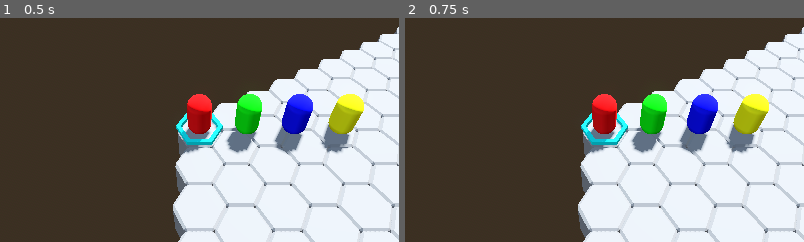
Above: before the commit, frames 1-2 (left to right).
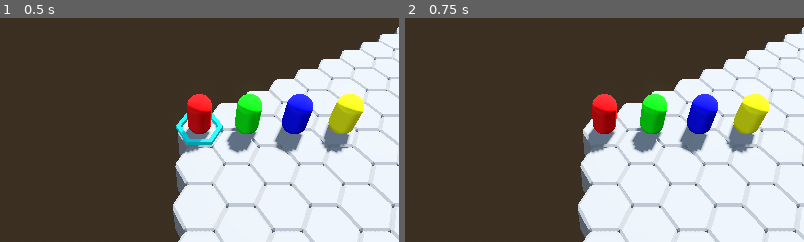
Above: after the commit, the same moments.

Repository: GuSoder/mini-turn-client
Game: Godot game, scene res://scenes/client1.tscn
Same seed, same stepped clock (60 frames per second), same inputs: the game is played once before the commit and once after it. This scene is started directly instead of the project's main scene.
Inputs (mouse positions are % of the whole screen's width and height, from its top left):
- Up to frame 1 (0.5 s): no input
- Up to frame 2 (0.75 s): tap Enter at 0.5, 0.6 s; move the mouse to (72, 45) at 0.52 s; click (72, 45) at 0.67 s
The pictures show only the part of the screen within x 25-75%, y 32-82%; the shares and areas given below are measured in that part.

Frame 1 is identical in both runs. In frame 2, 0.6% of the frame differs, in the area x 44-56%, y 42-59%.

Commit message:
Add hover mark that follows mouse cursor
- Track mouse movement over hex grid
- Position HoverMark at hovered hex coordinates
- Show/hide mark based on cursor position
- Add hex coordinate conversion utilities

Diff:
--- a/scripts/hex_input.gd
+++ b/scripts/hex_input.gd
@@ -7,10 +7,12 @@
 var camera: Camera3D
 var current_path: Array[Vector2i] = []
 var is_selecting_path: bool = false
+var hover_mark: MeshInstance3D
 
 func _ready():
 	client = get_parent() as Client
 	camera = get_viewport().get_camera_3d()
+	hover_mark = client.get_node("HoverMark")
 
 
 func handle_mouse_click(screen_pos: Vector2):
@@ -90,3 +92,34 @@
 			print("Move submitted!")
 	elif event is InputEventMouseButton and event.pressed and event.button_index == MOUSE_BUTTON_LEFT:
 		handle_mouse_click(event.position)
+	elif event is InputEventMouseMotion:
+		handle_mouse_hover(event.position)
+
+func handle_mouse_hover(screen_pos: Vector2):
+	if not camera or not hover_mark:
+		return
+
+	var from = camera.project_ray_origin(screen_pos)
+	var to = from + camera.project_ray_normal(screen_pos) * 1000
+
+	var space_state = get_world_3d().direct_space_state
+	var query = PhysicsRayQueryParameters3D.create(from, to)
+	var result = space_state.intersect_ray(query)
+
+	if result:
+		var hex_pos = world_to_hex(result.position)
+		var world_pos = hex_to_world(hex_pos)
+		hover_mark.position = world_pos
+		hover_mark.visible = true
+	else:
+		hover_mark.visible = false
+
+func hex_to_world(hex_pos: Vector2i) -> Vector3:
+	# Convert hex coordinates (q, r) to world position
+	var q = float(hex_pos.x)
+	var r = float(hex_pos.y)
+
+	var x = 1.7 * q + 0.85 * r
+	var z = 1.5 * r
+
+	return Vector3(x, 0, z)
